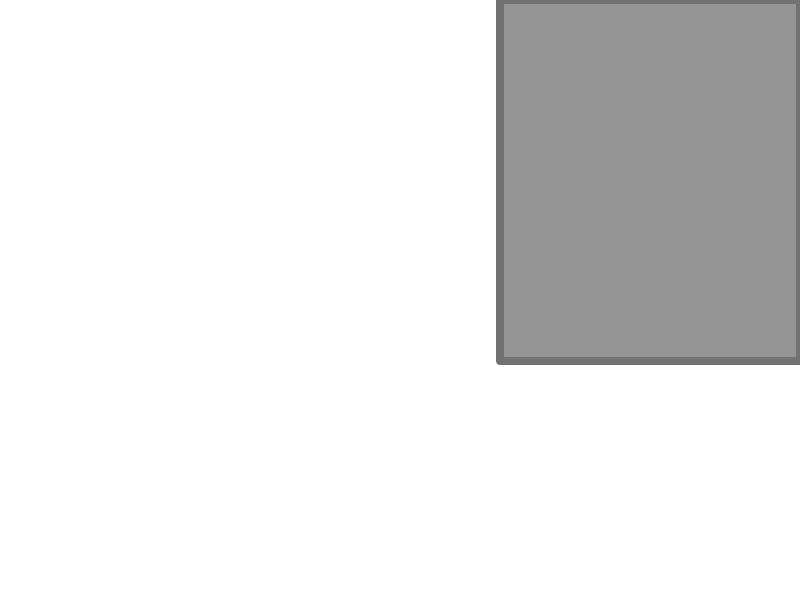
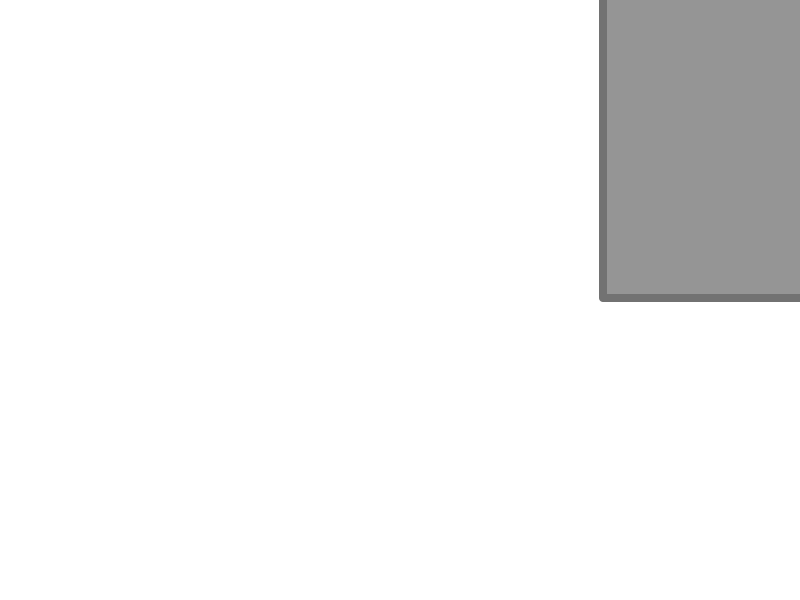
Revision of a layered 800 × 600 image; what changed, layer by layer:
painted on "Background" over [496, 0, 800, 365]
